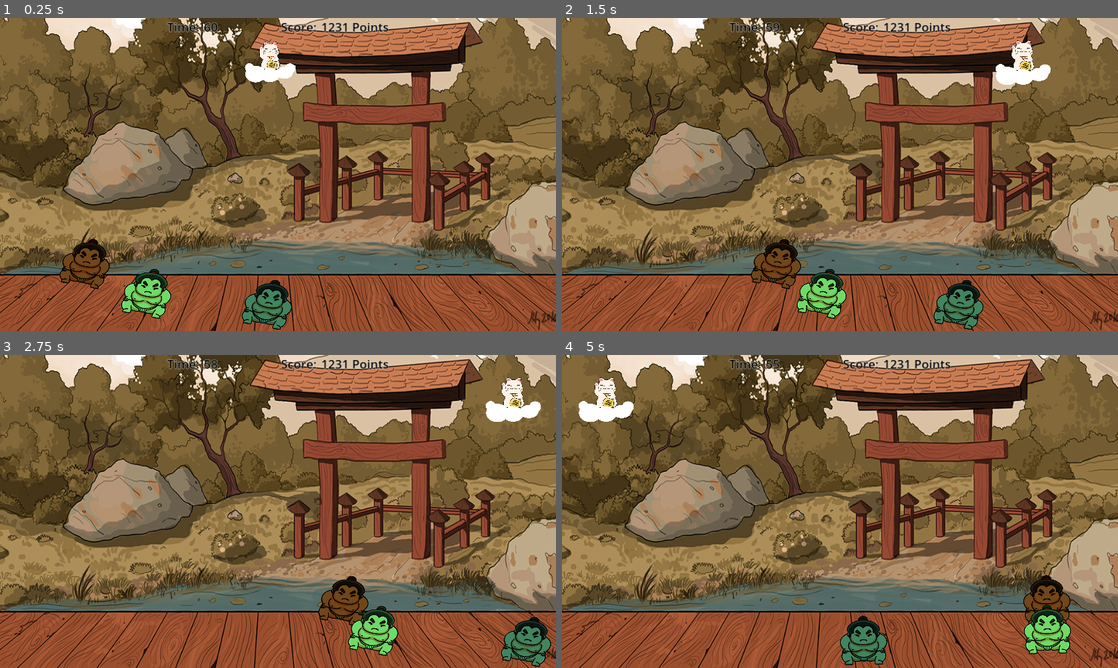
Above: before the commit, frames 1-4 (two rows, left to right).
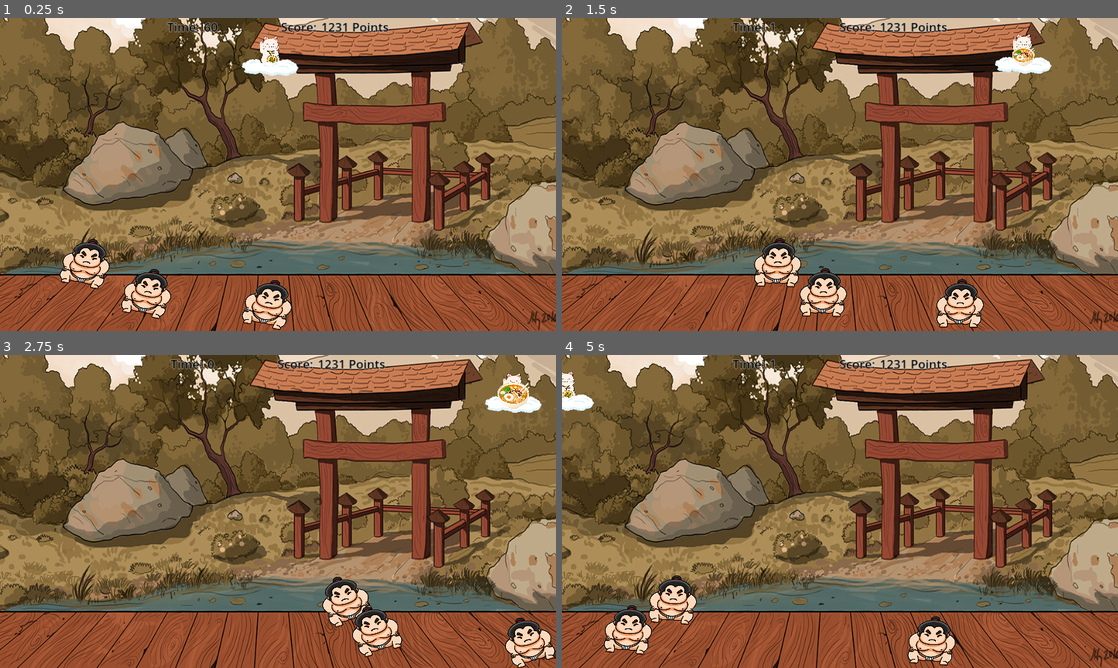
Above: after the commit, the same moments.

Repository: BujarMuharemi/game-jam-8
Game: Godot game, scene res://main_scene/main_scene.tscn
The game is run twice, just before and just after one commit, with the same random seed, the same clock (stepped at 60 frames per second) and the same inputs.
Inputs:
- Up to frame 1 (0.25 s): no input
- Up to frame 2 (1.5 s): tap Enter at 0.5 s; hold Right (ui_right) 0.53-1.28 s; hold Space (ui_select) 0.53-1.28 s; tap R at 0.6 s; hold Left (ui_left) from 1.28 s (still down); tap Space (ui_select) at 1.35 s
- Up to frame 3 (2.75 s): tap Space (ui_select) at 1.52, 1.82 s; tap R at 1.55, 2.1 s; release Left (ui_left) at 2.03 s; hold Right (ui_right) from 2.03 s (still down); hold Space (ui_select) from 2.03 s (still down)
- Up to frame 4 (5 s): release Space (ui_select) at 2.78 s; tap R at 2.85, 3.5, 4.35 s; tap Space (ui_select) at 3.02, 3.32, 4.52, 4.82 s; release Right (ui_right) at 3.53 s; hold Space (ui_select) 3.53-4.28 s; hold Left (ui_left) from 3.53 s (still down)

The runs differ from the first frame. In frame 1, 2.8% of the frame differs, in the area x 10-54%, y 6-100%; in frame 2, 4.3%; in frame 3, 4.5%; in frame 4, 7.1%, in the area x 0-92%, y 1-100%.

Commit message:
polish, replay

Diff:
--- a/game_world/player/player.gd
+++ b/game_world/player/player.gd
@@ -4,6 +4,7 @@
 const SPEED = 20
 var block_left=false
 var block_right=false
+var game_over = false
 var food_scene = preload("res://game_world/food/food.tscn")
 var food_drop_timer_flag=false
 @export var food_drop_time:float=2
@@ -13,15 +14,16 @@
 
 func _process(delta):
 	# Check for input
-	if Input.is_action_pressed("ui_right") and !block_right:
+	if Input.is_action_pressed("ui_right") and !block_right and !game_over:
 		self.set_position(Vector2(get_position().x+SPEED,get_position().y))
 
-	elif Input.is_action_pressed("ui_left") and !block_left:
+	elif Input.is_action_pressed("ui_left") and !block_left and !game_over:
 		self.set_position(Vector2(get_position().x-SPEED,get_position().y))
 
 	## is_action_just_pressed
-	elif Input.is_action_pressed("ui_select") and food_drop_timer_flag:
-		set_scale(Vector2(1.0,1.0))
+	elif Input.is_action_pressed("ui_select") and food_drop_timer_flag and !game_over:
+		#set_scale(Vector2(1.0,1.0))
+		get_node("Blanko/FoodReady").set_visible(false)
 		var food = food_scene.instantiate()
 		food.position = position
 		get_tree().root.get_child(0).add_child(food)
@@ -43,4 +45,5 @@
 
 func _on_timer_timeout():
 	food_drop_timer_flag=true
-	set_scale(Vector2(1.1,1.1)) # to tell the player he can spawn stuff
+	#set_scale(Vector2(1.1,1.1)) # to tell the player he can spawn stuff
+	get_node("Blanko/FoodReady").set_visible(true)
--- /dev/null
+++ b/game_world/player/player.gdshader
@@ -0,0 +1,73 @@
+shader_type canvas_item;
+
+uniform vec4 color : source_color = vec4(1.0);
+uniform float width : hint_range(0, 10) = 1.0;
+uniform int pattern : hint_range(0, 2) = 0; // diamond, circle, square
+uniform bool inside = false;
+uniform bool add_margins = true; // only useful when inside is false
+uniform vec2 number_of_images = vec2(1.0); // number of horizontal and vertical images in the sprite sheet
+
+varying flat vec4 modulate;
+
+void vertex() {
+	modulate = COLOR;
+
+	if (add_margins) {
+		if ((UV.x <= 0.0 || UV.x >= 1.0) && (UV.y <= 0.0 || UV.y >= 1.0)) {
+			VERTEX += (UV * 2.0 - 1.0) * width;
+		} else {
+			VERTEX += sign(VERTEX) * width; // replace sign(VERTEX) by (sign(VERTEX) * 2.0 - 1.0) if your AnimatedSprite2D isn't Centered
+		}
+	}
+}
+
+bool hasContraryNeighbour(vec2 uv, vec2 texture_pixel_size, vec2 image_top_left, vec2 image_bottom_right, sampler2D texture) {
+	for (float i = -ceil(width); i <= ceil(width); i++) {
+		float x = abs(i) > width ? width * sign(i) : i;
+		float offset;
+
+		if (pattern == 0) {
+			offset = width - abs(x);
+		} else if (pattern == 1) {
+			offset = floor(sqrt(pow(width + 0.5, 2) - x * x));
+		} else if (pattern == 2) {
+			offset = width;
+		}
+
+		for (float j = -ceil(offset); j <= ceil(offset); j++) {
+			float y = abs(j) > offset ? offset * sign(j) : j;
+			vec2 xy = uv + texture_pixel_size * vec2(x, y);
+
+			if ((xy != clamp(xy, image_top_left, image_bottom_right) || texture(texture, xy).a <= 0.0) == inside) {
+				return true;
+			}
+		}
+	}
+
+	return false;
+}
+
+void fragment() {
+	vec2 uv = UV;
+	vec2 image_top_left = floor(uv * number_of_images) / number_of_images;
+	vec2 image_bottom_right = image_top_left + vec2(1.0) / number_of_images;
+
+	if (add_margins) {
+		vec2 texture_pixel_size = vec2(1.0) / (vec2(1.0) / TEXTURE_PIXEL_SIZE + vec2(width * 2.0) * number_of_images);
+
+		uv = (uv - texture_pixel_size * width - image_top_left) * TEXTURE_PIXEL_SIZE / texture_pixel_size + image_top_left;
+
+		if (uv != clamp(uv, image_top_left, image_bottom_right)) {
+			COLOR.a = 0.0;
+		} else {
+			COLOR = texture(TEXTURE, uv) * modulate;
+		}
+	} else {
+		COLOR = texture(TEXTURE, uv) * modulate;
+	}
+
+	if ((COLOR.a > 0.0) == inside && hasContraryNeighbour(uv, TEXTURE_PIXEL_SIZE, image_top_left, image_bottom_right, TEXTURE)) {
+		COLOR.rgb = inside ? mix(COLOR.rgb, color.rgb * modulate.rgb, color.a * modulate.a) : color.rgb * modulate.rgb;
+		COLOR.a += (1.0 - COLOR.a) * color.a * modulate.a;
+	}
+}
--- a/game_world/player/player.tscn
+++ b/game_world/player/player.tscn
@@ -1,19 +1,93 @@
-[gd_scene load_steps=5 format=3 uid="uid://ccdblvlvp4kxe"]
+[gd_scene load_steps=10 format=3 uid="uid://ccdblvlvp4kxe"]
 
 [ext_resource type="Script" path="res://game_world/player/player.gd" id="1_5v8ax"]
 [ext_resource type="Texture2D" uid="uid://bft12e6qruhiv" path="res://game_world/player/image-removebg-preview.png" id="2_2n78t"]
 [ext_resource type="Texture2D" uid="uid://cqv8flg20fpqi" path="res://game_world/player/cloud2.png" id="3_nbixn"]
+[ext_resource type="Texture2D" uid="uid://bi844kd5frha7" path="res://game_world/food/food.png" id="4_417ae"]
+[ext_resource type="AudioStream" uid="uid://cgkp7qk17mkyp" path="res://game_world/player/microwave-ding-104123.mp3" id="5_hq8df"]
 
 [sub_resource type="RectangleShape2D" id="RectangleShape2D_7lw2f"]
 size = Vector2(96, 92)
 
+[sub_resource type="Animation" id="Animation_8xjis"]
+resource_name = "flying"
+loop_mode = 1
+tracks/0/type = "value"
+tracks/0/imported = false
+tracks/0/enabled = true
+tracks/0/path = NodePath("Blanko:position")
+tracks/0/interp = 2
+tracks/0/loop_wrap = true
+tracks/0/keys = {
+"times": PackedFloat32Array(0, 0.2, 0.5, 0.8, 1),
+"transitions": PackedFloat32Array(1, 1, 1, 1, 1),
+"update": 0,
+"values": [Vector2(0, 0), Vector2(0, -15), Vector2(0, -25), Vector2(0, -15), Vector2(0, 0)]
+}
+tracks/1/type = "value"
+tracks/1/imported = false
+tracks/1/enabled = true
+tracks/1/path = NodePath("Blanko/FoodReady:scale")
+tracks/1/interp = 1
+tracks/1/loop_wrap = true
+tracks/1/keys = {
+"times": PackedFloat32Array(0, 0.2, 0.5, 0.8, 1),
+"transitions": PackedFloat32Array(1, 1, 1, 1, 1),
+"update": 0,
+"values": [Vector2(1, 1), Vector2(1.2, 1.2), Vector2(0.8, 0.8), Vector2(1.2, 1.2), Vector2(1, 1)]
+}
+
+[sub_resource type="Animation" id="Animation_g8uf8"]
+length = 0.001
+tracks/0/type = "value"
+tracks/0/imported = false
+tracks/0/enabled = true
+tracks/0/path = NodePath("Blanko:position")
+tracks/0/interp = 1
+tracks/0/loop_wrap = true
+tracks/0/keys = {
+"times": PackedFloat32Array(0),
+"transitions": PackedFloat32Array(1),
+"update": 0,
+"values": [Vector2(0, 0)]
+}
+tracks/1/type = "value"
+tracks/1/imported = false
+tracks/1/enabled = true
+tracks/1/path = NodePath("Blanko/FoodReady:scale")
+tracks/1/interp = 1
+tracks/1/loop_wrap = true
+tracks/1/keys = {
+"times": PackedFloat32Array(0),
+"transitions": PackedFloat32Array(1),
+"update": 0,
+"values": [Vector2(1, 1)]
+}
+
+[sub_resource type="AnimationLibrary" id="AnimationLibrary_a5ddq"]
+_data = {
+"RESET": SubResource("Animation_g8uf8"),
+"flying": SubResource("Animation_8xjis")
+}
+
 [node name="player" type="Area2D"]
 script = ExtResource("1_5v8ax")
-food_drop_time = 1.0
+food_drop_time = 1.5
 
 [node name="Blanko" type="Sprite2D" parent="."]
 scale = Vector2(0.25, 0.25)
 texture = ExtResource("2_2n78t")
+
+[node name="Cloud2" type="Sprite2D" parent="Blanko"]
+use_parent_material = true
+position = Vector2(0, 240)
+scale = Vector2(2.5, 2.5)
+texture = ExtResource("3_nbixn")
+
+[node name="FoodReady" type="Sprite2D" parent="Blanko"]
+visible = false
+position = Vector2(-4, 116)
+texture = ExtResource("4_417ae")
 
 [node name="CollisionShape2D" type="CollisionShape2D" parent="."]
 position = Vector2(2, 6)
@@ -22,10 +96,16 @@
 [node name="Timer" type="Timer" parent="."]
 autostart = true
 
-[node name="Cloud" type="Sprite2D" parent="."]
-position = Vector2(-3, 18)
-scale = Vector2(0.18, 0.18)
-texture = ExtResource("3_nbixn")
+[node name="AnimationPlayer" type="AnimationPlayer" parent="."]
+autoplay = "flying"
+libraries = {
+"": SubResource("AnimationLibrary_a5ddq")
+}
+
+[node name="AudioStreamPlayer2D" type="AudioStreamPlayer2D" parent="."]
+position = Vector2(-1, 29)
+scale = Vector2(0.25, 0.25)
+stream = ExtResource("5_hq8df")
 
 [connection signal="body_entered" from="." to="." method="_on_body_entered"]
 [connection signal="body_exited" from="." to="." method="_on_body_exited"]
--- a/game_world/sumo/sumo.gd
+++ b/game_world/sumo/sumo.gd
@@ -44,10 +44,12 @@
 		body.hide()
 		body.queue_free()
 		get_tree().root.get_child(0).update_score(feed_score) #make main a global var
+
 		eating=true
 		timer.start(eating_time)
 		animation_player.stop()
 		animation_player.play("eating")
+		$EatingAudioStreamPlayer2D.play()
 		eating_ps.set_emitting(true)
 
 
@@ -64,6 +66,7 @@
 	print("eating time over")
 	eating=false
 	eating_ps.set_emitting(false)
+	$EatingAudioStreamPlayer2D.stop()
 
 	animation_player.stop()
 	animation_player.play("walking")
--- a/game_world/sumo/sumo.tscn
+++ b/game_world/sumo/sumo.tscn
@@ -63,21 +63,6 @@
 "update": 0,
 "values": [Vector2(0.6, 0.6), Vector2(0.6, 0.755), Vector2(0.6, 0.71), Vector2(0.6, 0.66), Vector2(0.6, 0.805), Vector2(0.6, 0.61), Vector2(0.6, 0.725), Vector2(0.6, 0.6)]
 }
-tracks/1/type = "audio"
-tracks/1/imported = false
-tracks/1/enabled = true
-tracks/1/path = NodePath("AudioStreamPlayer2D")
-tracks/1/interp = 1
-tracks/1/loop_wrap = true
-tracks/1/keys = {
-"clips": [{
-"end_offset": 1.4,
-"start_offset": 0.0,
-"stream": ExtResource("3_ua5tc")
-}],
-"times": PackedFloat32Array(0)
-}
-tracks/1/use_blend = true
 
 [sub_resource type="Animation" id="Animation_kqjl6"]
 resource_name = "walking"
@@ -135,7 +120,6 @@
 walk_speed = 5.0
 
 [node name="Blanko" type="Sprite2D" parent="."]
-modulate = Color(0.443137, 1, 0.556863, 1)
 scale = Vector2(0.6, 0.6)
 texture = ExtResource("2_fyeai")
 
@@ -147,14 +131,14 @@
 one_shot = true
 
 [node name="AnimationPlayer" type="AnimationPlayer" parent="."]
-speed_scale = 1.6
 libraries = {
 "": SubResource("AnimationLibrary_yolom")
 }
 
 [node name="EatingPS" parent="." instance=ExtResource("3_vbxap")]
 
-[node name="AudioStreamPlayer2D" type="AudioStreamPlayer2D" parent="."]
+[node name="EatingAudioStreamPlayer2D" type="AudioStreamPlayer2D" parent="."]
+stream = ExtResource("3_ua5tc")
 volume_db = -20.0
 
 [node name="AudioStreamPlayer2D2" type="AudioStreamPlayer2D" parent="."]
--- a/main_scene/main_scene.gd
+++ b/main_scene/main_scene.gd
@@ -2,6 +2,7 @@
 
 var score = 0
 @export var round_time = 60
+var game_over = false
 
 func update_score(to_add):
 	score+= to_add
@@ -18,11 +19,19 @@
 func _process(delta):
 	pass
 
+func _input(event):
+	if event is InputEventKey and event.pressed:
+		if event.keycode == KEY_R and game_over:
+				get_tree().reload_current_scene()
 
 func _on_round_timer_timeout():
 	round_time-=1
 	if(round_time>=0):
 		set_timer(round_time)
 	else:
-		print("game over")
-		get_tree().paused = true
+		$Hud.set_visible(false)
+		$FinalScore.text = "Your Score is: "+str(score)+ "\n\nPress R to try again\n\n100 = Noob \n 200 = Normal\n 300 = Pro\n 400 = Tryhard"
+		$FinalScore.set_visible(true)
+		game_over = true
+		$player.game_over = true
+		#get_tree().paused = true
--- a/main_scene/main_scene.tscn
+++ b/main_scene/main_scene.tscn
@@ -12,6 +12,7 @@
 
 [node name="MainScene" type="Node2D"]
 script = ExtResource("1_6w07c")
+round_time = 2
 
 [node name="Background" type="Sprite2D" parent="."]
 position = Vector2(953.75, 366.5)
@@ -153,17 +154,48 @@
 autostart = true
 
 [node name="Sumo3" parent="." instance=ExtResource("3_jddoh")]
-modulate = Color(1, 0.32549, 0.25098, 1)
 position = Vector2(211, 846)
 
 [node name="Sumo" parent="." instance=ExtResource("3_jddoh")]
 position = Vector2(434, 949)
 
 [node name="Sumo2" parent="." instance=ExtResource("3_jddoh")]
-modulate = Color(0.588235, 0.607843, 0.913725, 1)
 position = Vector2(840, 987)
 
 [node name="Node2D" parent="." instance=ExtResource("6_rs71x")]
 position = Vector2(627, 863)
 
+[node name="FinalScore" type="Label" parent="."]
+visible = false
+anchors_preset = 8
+anchor_left = 0.5
+anchor_top = 0.5
+anchor_right = 0.5
+anchor_bottom = 0.5
+offset_left = 899.0
+offset_top = 483.0
+offset_right = 1034.0
+offset_bottom = 544.0
+grow_horizontal = 2
+grow_vertical = 2
+theme_override_colors/font_color = Color(0, 0, 0, 1)
+theme_override_colors/font_outline_color = Color(1, 1, 1, 1)
+theme_override_constants/outline_size = 4
+theme_override_font_sizes/font_size = 42
+text = "1234"
+
+[node name="ColorRect" type="ColorRect" parent="FinalScore"]
+layout_mode = 1
+anchors_preset = 15
+anchor_right = 1.0
+anchor_bottom = 1.0
+offset_left = -971.0
+offset_top = -492.0
+offset_right = -971.0
+offset_bottom = -492.0
+grow_horizontal = 2
+grow_vertical = 2
+scale = Vector2(15.545, 18.065)
+color = Color(1, 1, 1, 0.156863)
+
 [connection signal="timeout" from="RoundTimer" to="." method="_on_round_timer_timeout"]
Binary file changed: game_world/player/cloud2.png
Not shown, added: game_world/player/microwave-ding-104123.mp3.import
Not shown, changed: README.md
Not shown, added: game_world/player/microwave-ding-104123.mp3
